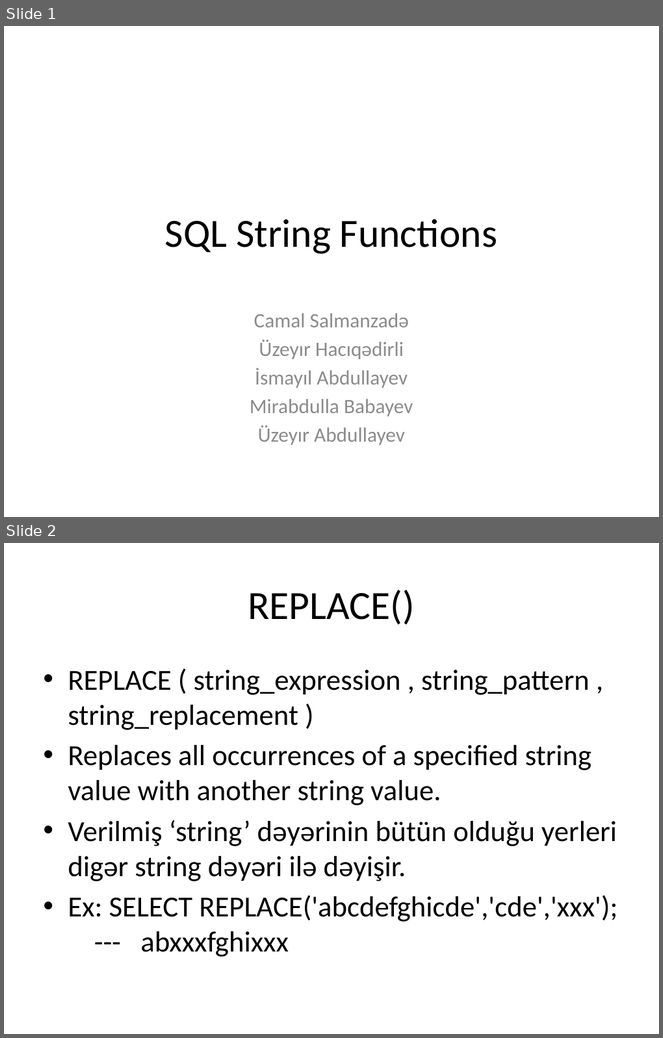
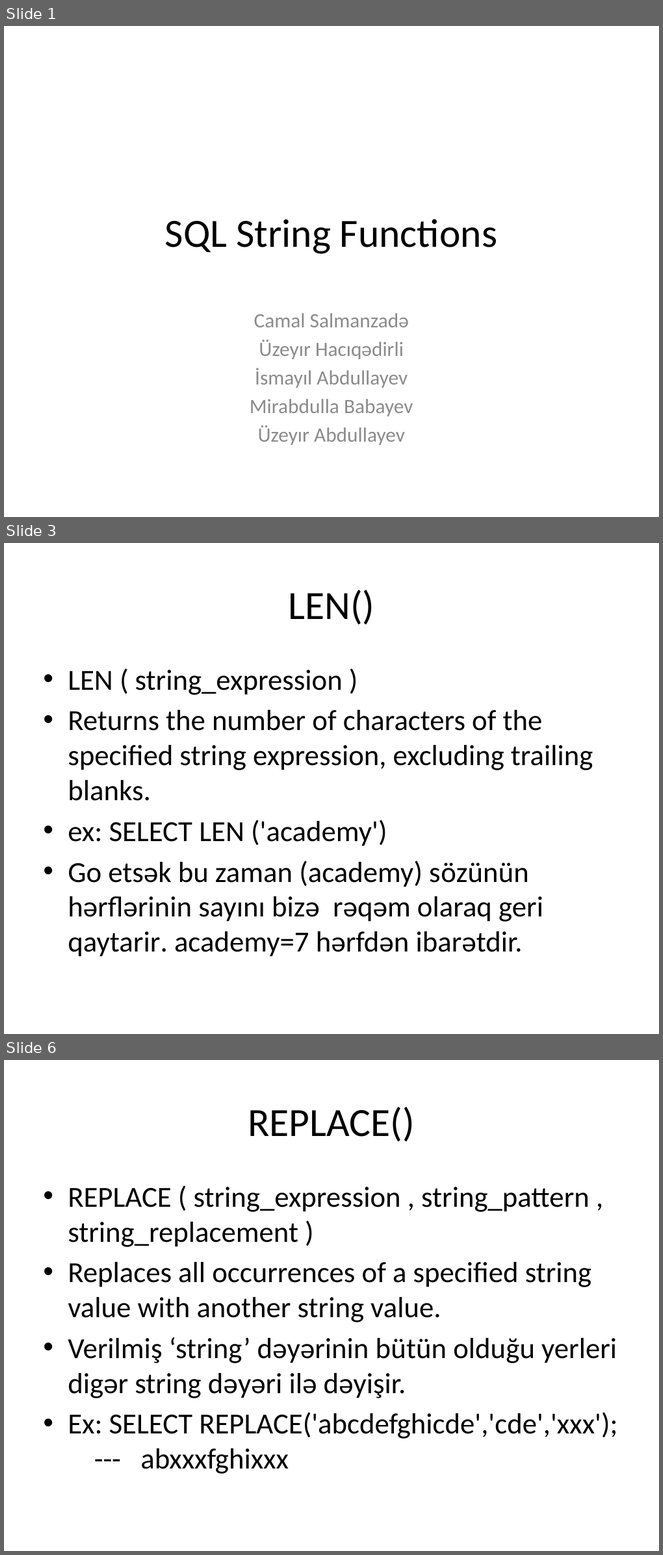
Before and after one commit to s-jamal/P202-25.04.2017, a slide deck: sql string functions.pptx. Shown one above the other, each under a label of ours: slides 1 and 2 before the commit, slides 1, 3 and 6 after it; the slides between them are not shown. The pictures are 663x1038 and 663x1555 pixels, drawn with LibreOffice and Linux fonts; fonts in the diff are those of the drawing. Boxes give left, top, right and bottom in pixels: in the first picture for what was removed or moved away, otherwise in the second. Text is boxed around its words. In the diff, an @@ line names an element or a change of style, - is before the commit and + after.

```diff
--- a/sql string functions.pptx
+++ b/sql string functions.pptx
@@ slide 3 added at [4, 543, 659, 1034], background #FFFFFF @@
@@ title added at [288, 590, 374, 625], 44 pt, text #000000 @@
+LEN()
@@ text added at [68, 670, 594, 957], 32 pt, text #000000 @@
+• LEN ( string_expression )
+• Returns the number of characters of the specified string expression, excluding trailing blanks.
+• ex: SELECT LEN ('academy')
+• Go etsək bu zaman (academy) sözünün hərflərinin sayını bizə rəqəm olaraq geri qaytarir. academy=7 hərfdən ibarətdir.
@@ what was slide 2 is now slide 6 @@
```
Also in this commit, not shown: 1 slide changed, 3 other slides added.
